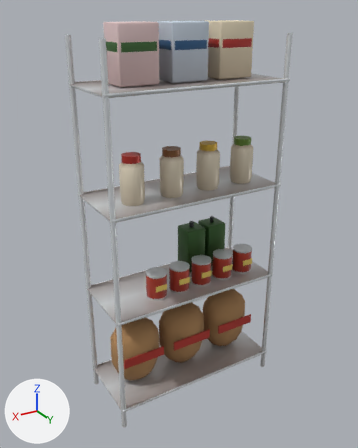
A saved change to the glTF model assets/models/fp-drystore.gltf.
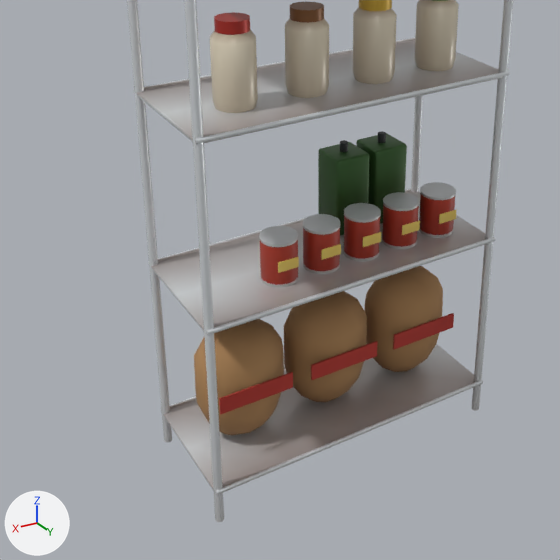
Each version appears first whole from a 50 mm lens placed at (1.171, 1.925, 1.89), pointed at (0.012, -0.007, 0.924), and next in a close-up on the part from 2% to 86% of the width and 32% to 100% of the height. Arrows for +X, +Y and +Z are at lower left; the lights stay in place. The first two pictures are the older version. Vertices at exactly the same position are counted once.

Before the edit, the objects in view are built like this:
```python
me_model = bpy.data.meshes.new('model')
me_model.from_pydata(...)  # 3138 vertices, 6056 faces; spans x -0.45..0.45, y -0.2..0.2, z 0.0..1.85
me_model.materials.append(mat_chrome)
me_model.materials.append(mat_shelf_mat)
me_model.materials.append(mat_kraft)
me_model.materials.append(mat_sack_print)
me_model.materials.append(mat_sack_text)
me_model.materials.append(mat_tin_label)
me_model.materials.append(mat_tin_metal)
me_model.materials.append(mat_tin_label_band)
me_model.materials.append(mat_oil_can)
me_model.materials.append(mat_black)
me_model.materials.append(mat_jar_glass)
me_model.materials.append(mat_lid__6b8f3a)
me_model.materials.append(mat_lid__d9b23f)
me_model.materials.append(mat_lid__8a5c36)
me_model.materials.append(mat_lid__b8352b)
me_model.materials.append(mat_pack_0)
me_model.materials.append(mat_pack_band_0)
me_model.materials.append(mat_pack_1)
me_model.materials.append(mat_pack_band_1)
me_model.materials.append(mat_pack_2)
me_model.materials.append(mat_pack_band_2)
ob_model = bpy.data.objects.new('model', me_model)
ob_model.location = (0.0, 0.0, 0.0)
```
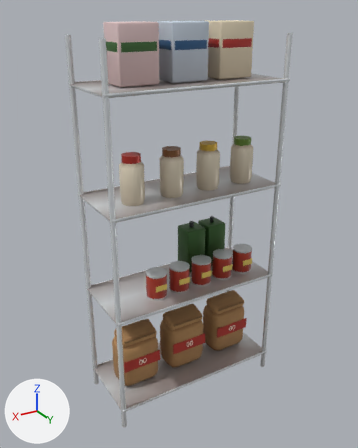
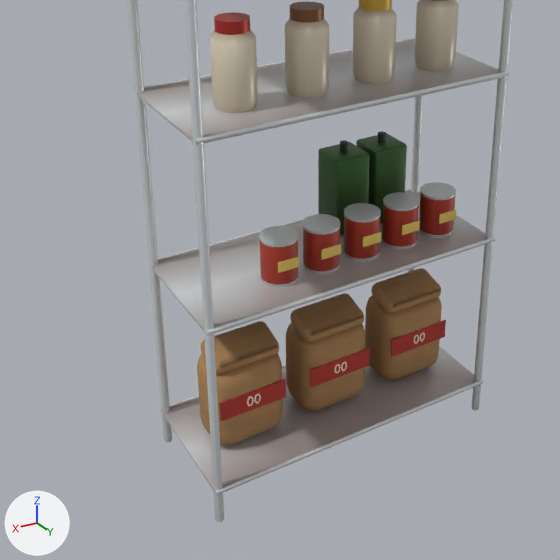
Where the change shows, as pixel boxes [x1, y1, x2, y2] in the close-ups (560 x 560 px; the box of a moved part takes in the faces that stretch with it):
part 1 of me_model, added (brown): after [290, 293, 364, 343]
part 2 of me_model, moved or reshaped: before [393, 313, 454, 350]; after [394, 289, 441, 307]
part 3 of me_model, moved or reshaped: before [311, 341, 378, 380]; after [311, 316, 363, 336]
part 4 of me_model, moved or reshaped: before [219, 372, 293, 414]; after [220, 345, 278, 368]
part 5 of me_model, added: after [391, 320, 446, 357]
part 6 of me_model, added: after [310, 348, 370, 388]
part 7 of me_model, added: after [219, 379, 286, 421]
part 8 of me_model, rebuilt: before [284, 291, 367, 402]; after [286, 323, 366, 411]
part 9 of me_model, added (brown): after [365, 295, 442, 380]
part 10 of me_model, added (brown): after [197, 353, 283, 446]
part 11 of me_model, moved or reshaped: before [364, 266, 443, 372]; after [371, 268, 441, 314]
part 12 of me_model, moved or reshaped: before [194, 319, 284, 436]; after [201, 321, 279, 375]
part 13 of me_model, edited (looks the same): [128, 0, 509, 516] in both

Diff of the bpy script that builds the scene:
```diff
--- a/assets/models/fp-drystore.gltf.py
+++ b/assets/models/fp-drystore.gltf.py
@@ mat_stitch @@
+mat_stitch = bpy.data.materials.new('stitch')
+# nodes: BsdfPrincipled, Mix, OutputMaterial, VertexColor
+# colours: brown #8a6a44, mixed with the vertex colours
@@ me_model @@
 # used by ob_model
-me_model.from_pydata(...)  # 3138 vertices, 6056 faces; spans x -0.45..0.45, y -0.2..0.2, z 0.0..1.85
+me_model.from_pydata(...)  # 3312 vertices, 6380 faces; spans x -0.45..0.45, y -0.2..0.2, z 0.0..1.85
+# me_model part 1: the loose piece of 56 vertices spanning x -0.09..0.09, y -0.07..0.07, z 1.61..1.85 is copied, and the copy is multiplied about its middle by the matrix ((1.038, 0.0, 0.0), (0.0, 0.654, 0.031), (0.0, -0.163, 0.123)), then moved by (0.0, 0.01, -1.34), in mat_kraft; it spans x -0.1..0.1, y -0.05..0.07, z 0.36..0.42
+# me_model part 2: the loose piece of 8 vertices spanning x -0.39..-0.17, y 0.1..0.11, z 0.28..0.33 is scaled about its middle by (0.773, 0.776, 0.155), then moved by (0.0, -0.04, 0.09), in mat_stitch
+# me_model part 3: the loose piece of 8 vertices spanning x -0.11..0.11, y 0.1..0.11, z 0.28..0.33 is scaled about its middle by (0.773, 0.776, 0.155), then moved by (0.0, -0.04, 0.09), in mat_stitch
+# me_model part 4: the loose piece of 8 vertices spanning x 0.17..0.39, y 0.1..0.11, z 0.28..0.33 is scaled about its middle by (0.773, 0.776, 0.155), then moved by (0.0, -0.04, 0.09), in mat_stitch
+# me_model part 5: a new loose piece, a box spanning x -0.38..-0.18, y 0.079..0.083, z 0.23..0.29, in mat_sack_print
+# me_model part 6: a new loose piece, a box spanning x -0.1..0.1, y 0.079..0.083, z 0.23..0.29, in mat_sack_print
+# me_model part 7: a new loose piece, a box spanning x 0.18..0.38, y 0.079..0.083, z 0.23..0.29, in mat_sack_print
+# me_model part 8: the loose piece of 102 vertices spanning x -0.13..0.13, y -0.1..0.1, z 0.1..0.46 is rebuilt with 96 vertices and now spans x -0.11..0.11, y -0.08..0.08, z 0.11..0.38
+# me_model part 9: a new loose piece of 96 vertices spanning x -0.39..-0.17, y -0.08..0.08, z 0.11..0.38, in mat_kraft
+# me_model part 10: a new loose piece of 96 vertices spanning x 0.17..0.39, y -0.08..0.08, z 0.11..0.38, in mat_kraft
+# me_model part 11: 1 vertex moved within x -0.36, y 0.06, z 0.4; 101 vertices removed from x -0.41..-0.15, y -0.1..0.1, z 0.1..0.46; 55 vertices added at x -0.38..-0.18, y -0.05..0.07, z 0.36..0.42
+# me_model part 12: 1 vertex moved within x 0.19, y 0.06, z 0.37; 101 vertices removed from x 0.15..0.41, y -0.1..0.1, z 0.1..0.46; 55 vertices added at x 0.18..0.38, y -0.05..0.07, z 0.36..0.42
+# me_model part 13: 1608 kept faces spanning x -0.45..0.45, y -0.2..0.2, z 0.0..1.85 get new vertex colours
+# other edits to the shape of me_model do not show in these pictures
 me_model.materials.append(mat_chrome)
@@ me_model @@
 me_model.materials.append(mat_pack_band_2)
+me_model.materials.append(mat_stitch)
```
